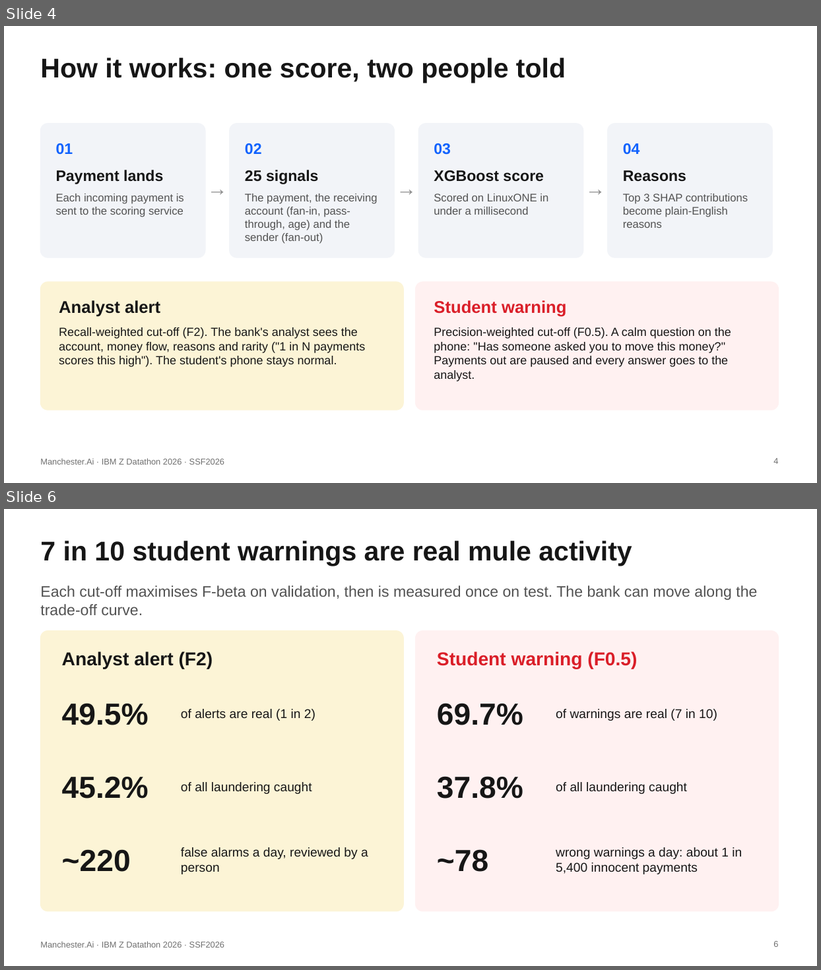
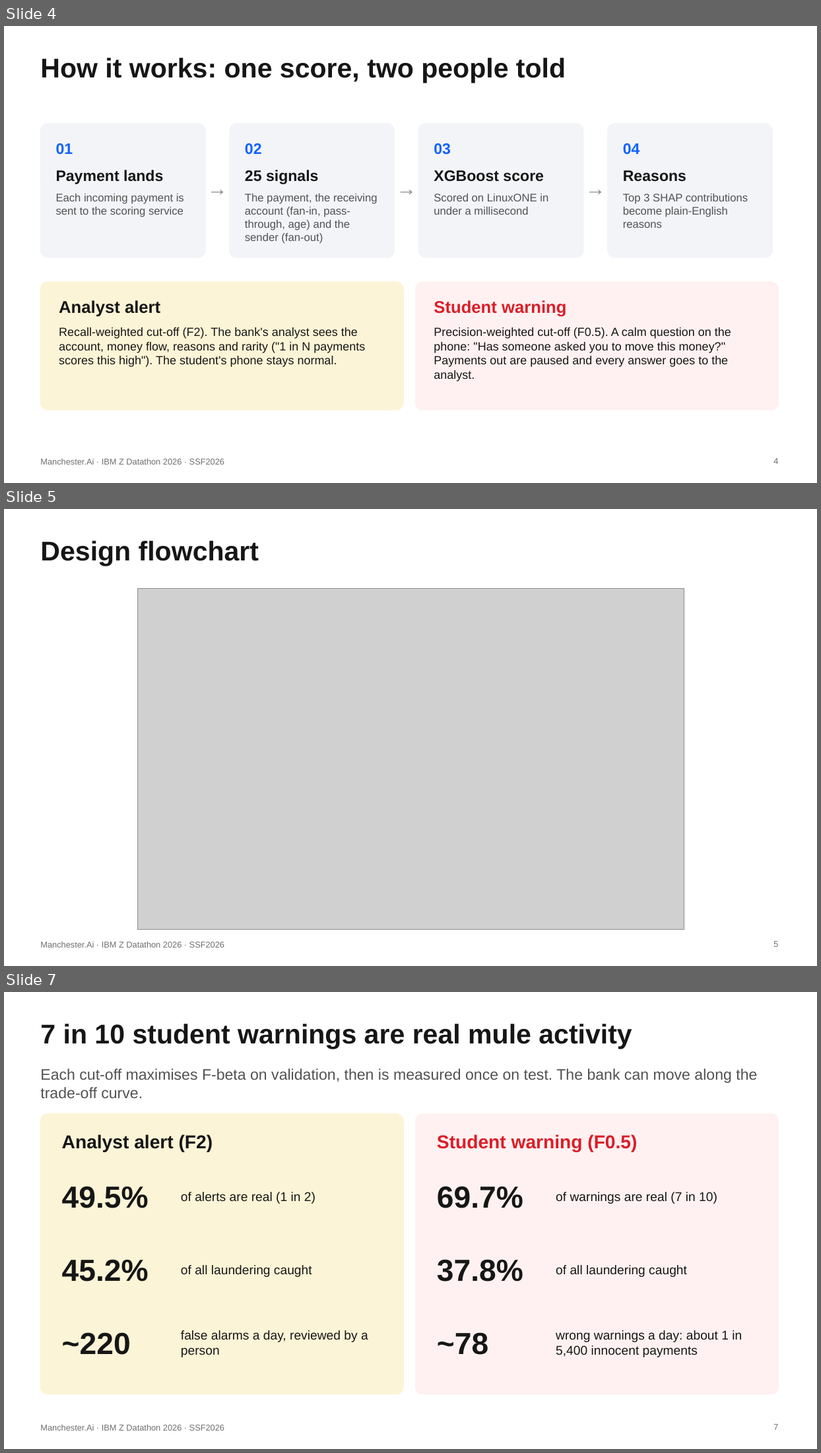
Before and after one commit to ksshubhan/manchester-imbz-datathon-2026, a slide deck: docs/Manchester.Ai_IBM_Z_Datathon_2026_Project.pptx. Shown one above the other, each under a label of ours: slides 4 and 6 before the commit, slides 4, 5 and 7 after it; the slides between them are not shown. The pictures are 821x970 and 821x1453 pixels, drawn with LibreOffice and Linux fonts; fonts in the diff are those of the drawing; grey boxes stand for pictures. Boxes give left, top, right and bottom in pixels: in the first picture for what was removed or moved away, otherwise in the second. Text is boxed around its words. In the diff, an @@ line names an element or a change of style, - is before the commit and + after.

```diff
--- a/docs/Manchester.Ai_IBM_Z_Datathon_2026_Project.pptx
+++ b/docs/Manchester.Ai_IBM_Z_Datathon_2026_Project.pptx
@@ slide 5 added at (4,509,817,966), background #FFFFFF; not listed: 1 template element that a slide beside it also shows @@
@@ title added at (40,541,259,566), 32 pt, text #161616, bold @@
+Design flowchart
@@ picture added at (137,588,684,930) @@
@@ page number added at (774,941,778,947), 10 pt, text #6F6F6F @@
+5
@@ what was slide 6 is now slide 7 @@
@@ page number at (774,1424,778,1430): text changed @@
-6
+7
```
Also in this commit, not shown: 1 slide changed, 5 other files.
